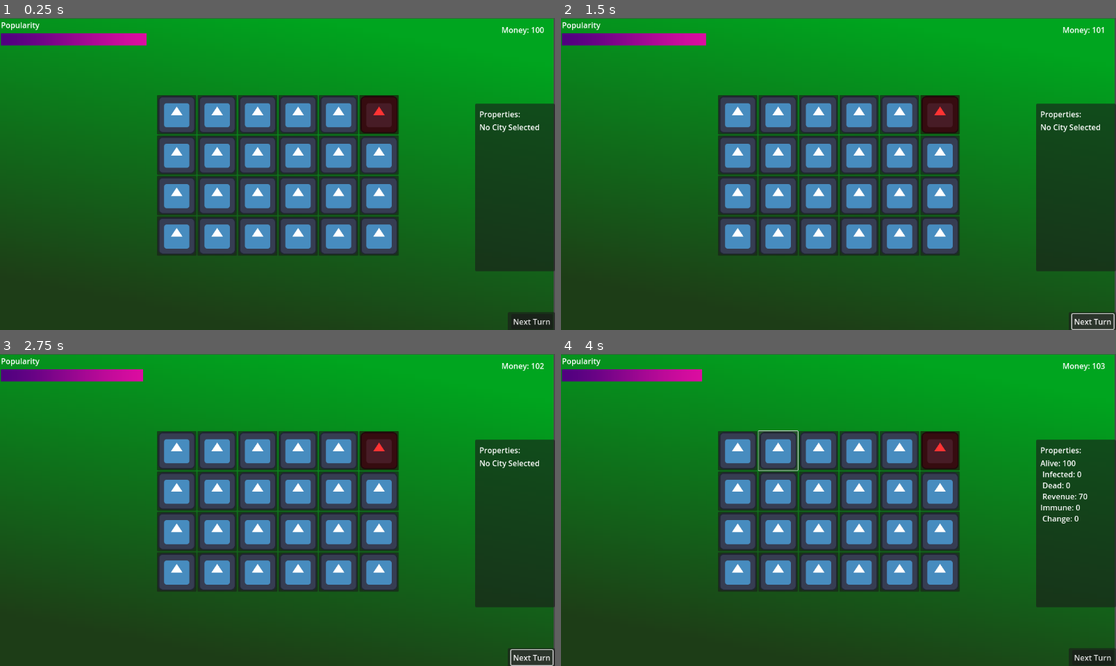
Above: before the commit, frames 1-4 (two rows, left to right).
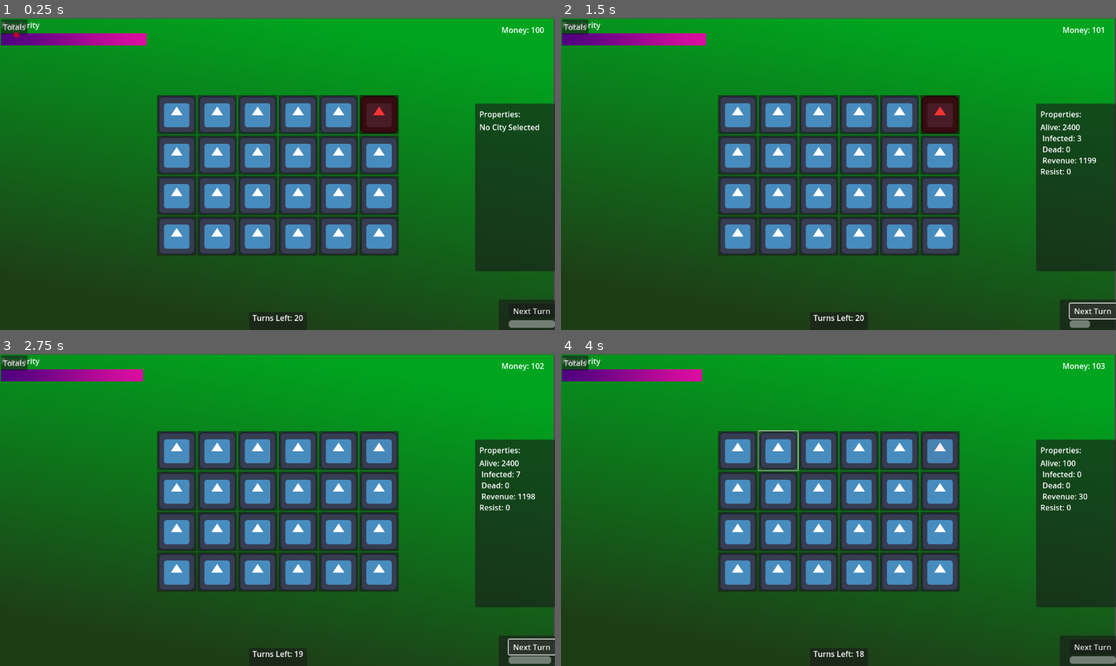
Above: after the commit, the same moments.

Repository: Lawncoder/Healthfinalproject
Game: Godot game, scene res://game_prototype.tscn
Same seed, same stepped clock (60 frames per second), same inputs: the game is played once before the commit and once after it. The engine's default icon, where the game draws it, is replaced by a stand-in: a white triangle on a blue panel in a dark square.
Inputs (mouse positions are in pixels of both pictures, inside the frame that each line leads up to):
- Up to frame 1 (0.25 s): no input
- Up to frame 2 (1.5 s): click (577, 27) at 0.5 s, where only the run after the commit has a clickable "Totals"; click "Next Turn" at 1.25 s
- Up to frame 3 (2.75 s): click "Next Turn" at 2 s
- Up to frame 4 (4 s): click (738, 450) at 2.77 s; click (777, 450) at 3.52 s

The runs differ from the first frame. In frame 1, 1.1% of the frame differs, in the area x 0-100%, y 0-100%; in frame 2, 1.5%; in frame 3, 2.4%; in frame 4, 2.0%.
Error before the commit: Invalid operands 'int' and 'Nil' in operator '-'. (res://GameManager.gd:118)

Commit message:
happy with simulation

Diff:
--- a/GameManager.gd
+++ b/GameManager.gd
@@ -6,6 +6,11 @@
 const ICON = preload("res://icon.svg")
 @onready var grid_container: GridContainer = $GridContainer
 @onready var rich_text_label_2: RichTextLabel = $Panel/VBoxContainer/RichTextLabel2
+@onready var next_turn_cooldown_timer: Timer = $NextTurnCooldownTimer
+@onready var next_turn_progress_bar: ProgressBar = $NextTurnButtonPanle/VBoxContainer/NextTurnProgressBar
+const INFECTION_SPREAD = preload("res://infection_spread.tscn")
+@onready var turns_left_label: RichTextLabel = $Panel2/TurnsLeftLabel
+
 #endregion
 
 
@@ -14,12 +19,14 @@
 var money = 100;
 var cities :Array = [];
 const wealth_per_turn = 2500;
-var distribution = [30, 30, 30, 30, 30, 30, 30, 30, 30, 30, 50, 50, 50, 50, 50, 50, 50, 70, 70, 70, 70, 70, 100, 100, 100, 150, 150, 300, 500];
+var distribution = [30, 30, 30, 30, 30, 30, 30, 30, 30, 30, 50, 50, 50, 50, 50, 50, 50, 70, 70, 70, 70, 70, 100, 100];
 var icons = [];
 var selected : City = null;
-
+var can_click_flag = true;
+var immune_change_log = []
 var infection_log = []
 var infection_change_log = []
+var totals : City = City.new();
 @export var turns_left = 20;
 # Called when the node enters the scene tree for the first time.
 func _ready() -> void:
@@ -57,6 +64,20 @@
 
 
 	call_deferred("set_grid_pos")
+	var animated_line = INFECTION_SPREAD.instantiate()
+	animated_line.pointA = Vector2.ZERO
+	animated_line.pointB = Vector2.ONE*100
+	add_child(animated_line)
+
+	k_offset = grid_container.size.x/grid_container.columns/2;
+	for city : City in cities:
+		totals.dead += (100-city.population)
+		print(totals.dead)
+		totals.population += city.population
+		totals.infected += city.infected
+		totals.immune+=city.immune
+		totals.revenue += calculate_city_revenue(city)
+
 
 
 
@@ -67,6 +88,7 @@
 	popularityProgressBar.value = popularity;
 	popularity -= delta;
 	money += delta;
+	next_turn_progress_bar.value = 100*(1-next_turn_cooldown_timer.time_left)
 	update_inspector()
 
 
@@ -79,7 +101,7 @@
 	if (selected == null):
 		rich_text_label_2.text = "No City Selected";
 	else:
-		rich_text_label_2.text = "Alive: %d \n Infected: %d \n Dead: %d \n Revenue: %d\nImmune: %d\n Change: %d" % [selected.population-selected.dead, selected.infected, selected.dead, selected.revenue,selected.immune, infection_change_log[infection_change_log.size()-1][cities.find(selected)] if turns_left != 20 else selected.infected];
+		rich_text_label_2.text = "Alive: %d \n Infected: %d \n Dead: %d \n Revenue: %d\nResist: %d" % [selected.population, selected.infected,selected.dead, totals.revenue if selected == totals else calculate_city_revenue(selected),selected.immune];
 func clicked_on(i):
 	selected = cities[i];
 
@@ -87,15 +109,41 @@
 
 func _on_next_button_up() -> void:
 	#Simulate turn logic
+
+	if not can_click_flag:
+		return
+	animation_queue.clear()
+	next_turn_cooldown_timer.start()
+	can_click_flag=false;
 	simulate_infection()
 	simulate_events()
 	update_money_and_popularity()
+	animate_things()
 	turns_left-=1
-	if infection_log.size()>0:print(infection_log[infection_log.size()-1][0])
+	totals.dead = 0
+	totals.population = 0
+	totals.infected = 0
+	totals.immune=0
+	totals.revenue = 0
+	for city : City in cities:
+		totals.dead += (100-city.population)
+		totals.population += city.population
+		totals.infected += city.infected
+		totals.immune+=city.immune
+		totals.revenue += calculate_city_revenue(city)
+
+
+
+
+var animation_queue = []
 func simulate_infection():
+
+
 	var counter = 0;
 	var pre_simulation_infected = [];
 	var changes_in_infection = []
+	for i in 24:
+		changes_in_infection.append(0)
 	for city in cities:
 		pre_simulation_infected.append(city.infected)
 		var to_infect = (pathogen.infection_rate + randf_range(-0.1, 0.1)) * city.infected;
@@ -104,32 +152,50 @@
 		var to_infect_other_cities = pathogen.city_spread_rate * to_infect;
 		to_infect_other_cities = floor(to_infect_other_cities)
 		to_infect -= to_infect_other_cities;
-		if city.infected + to_infect > city.population - city.immune:
-			to_infect = max(city.population - city.immune - city.infected,0);
-		city.infected += to_infect;
-
-		changes_in_infection.append(to_infect)
+
+		#city.infected += to_infect;
+		var other_city = calculate_other_city(counter)
+		changes_in_infection[counter] += to_infect
+		changes_in_infection[other_city] += to_infect_other_cities
+		if to_infect_other_cities>0 and cities[other_city].infected==0:
+			animation_queue.append([counter, other_city])
+		#changes_in_infection.append(to_infect)
 		#cities.pick_random().infected += to_infect_other_cities;
+		counter += 1
 	infection_log.append(pre_simulation_infected)
-	infection_change_log.append(changes_in_infection)
+
 	counter = 0;
+	var immune_changes_this_turn = []
 	for city in cities:
-		city.infected = clampi(city.infected, 0, city.population - city.immune)
-		if 20 - turns_left >= pathogen.number_of_turns_held:
-			var passed = infection_change_log[infection_change_log.size()-pathogen.number_of_turns_held-1][counter]
-
-
-			var dead = floor(passed * pathogen.death_rate)
+
+		changes_in_infection[counter] = clamp(changes_in_infection[counter],0, city.population - city.immune - city.infected);
+		city.infected += changes_in_infection[counter]
+		#city.infected = clampi(city.infected, 0, city.population - city.immune)
+		if 20 - turns_left >= pathogen.number_of_turns_held-1:
+
+			var passed = infection_change_log[infection_change_log.size()-pathogen.number_of_turns_held+1][counter]
+
+
+
+			var dead = ceil(passed * pathogen.death_rate)
 			var immune = passed-dead;
 			#immune = floor(immune * 0.9); #magic number, TODO: make it configurable in pathogen data
 			city.population -= dead;
 			city.immune += immune;
+			immune_changes_this_turn.append(immune)
 			city.infected -= passed;
-
-		var color : Color = icons[counter].modulate
-		icons[counter].modulate.b = (1-(city.infected*1.0/city.population))  + (city.infected * 1.0/city.population)*0.2
-		icons[counter].modulate.g = (1-(city.infected*1.0/city.population))  + (city.infected* 1.0/city.population)*0.15
+			city.dead = 100-city.population
+		#city.infected = max(city.infected, 0)
 		counter+=1;
+	infection_change_log.append(changes_in_infection)
+	immune_change_log.append(immune_changes_this_turn)
+
+	if 20-turns_left>=pathogen.number_of_turns_held+1:
+		counter = 0
+		for city in cities:
+			city.immune -= immune_change_log[-pathogen.number_of_turns_held][counter]
+			counter +=1;
+			assert(city.infected + city.immune <= city.population)
 
 
 func simulate_events():
@@ -147,3 +213,65 @@
 	if (column == 0 or column == 5 or row == 0 or row == 3):
 		return grid_placements.EDGE
 	return grid_placements.SURROUNDED
+
+
+func _on_next_turn_cooldown_timer_timeout() -> void:
+	can_click_flag = true
+	var counter = 0
+	turns_left_label.text = "[center]Turns Left: %d" % [turns_left];
+	for city in cities:
+		icons[counter].modulate.b = (1-(city.infected*1.0/city.population))  + (city.infected * 1.0/city.population)*0.1
+		icons[counter].modulate.g = (1-(city.infected*1.0/city.population))  + (city.infected* 1.0/city.population)*0.15
+		icons[counter].modulate *= (1-(100-city.population)/100)
+		icons[counter].modulate.a = 1
+		counter += 1
+
+var k_offset
+func animate_things():
+	k_offset = Vector2.ONE * grid_container.size.x/grid_container.columns/2
+
+
+
+	for pair in animation_queue:
+		var animation = INFECTION_SPREAD.instantiate()
+		animation.pointA = icons[pair[0]].position+k_offset
+		animation.pointB = icons[pair[1]].position+k_offset
+		animation.anim_time = next_turn_cooldown_timer.wait_time
+		grid_container.add_child(animation)
+func calculate_other_city(i:int)->int:
+	var row = i/6
+	var column = i%6
+	match row:
+		0:
+			match column:
+				0:
+					return [6,1].pick_random()
+				5:
+					return [4,11].pick_random()
+				_:
+					return [rc2i(row+1, column),rc2i(row, column-1),rc2i(row, column+1)].pick_random()
+		3:
+			match column:
+				0:
+					return [19,12].pick_random()
+				5:
+					return [22,17].pick_random()
+				_:
+					return [rc2i(row-1, column),rc2i(row, column-1),rc2i(row, column+1)].pick_random()
+		_:
+			match column:
+				0:
+					return [rc2i(row+1,0), rc2i(row-1,0), rc2i(row, 1)].pick_random()
+				5:
+					return [rc2i(row+1,5), rc2i(row-1,5), rc2i(row, 4)].pick_random()
+				_:
+					return [rc2i(row+1, column),rc2i(row-1, column),rc2i(row, column-1),rc2i(row, column+1)].pick_random()
+
+func rc2i(row, column) -> int:
+	return row*6+column;
+
+
+func _on_totals_button_up() -> void:
+	selected = totals
+func calculate_city_revenue(city:City):
+	return city.revenue*(city.population-city.infected)/100 + (city.infected/200)*city.revenue
--- a/Resources/Pathogen.gd
+++ b/Resources/Pathogen.gd
@@ -3,9 +3,9 @@
 class_name Pathogen
 
 @export var number_of_turns_held = 3
-@export var death_rate = 0.5
+@export var death_rate = 0.2
 @export var city_spread_rate = 0.2 #per person infected to infect a person from another city
-@export var infection_rate = 1.5 #how many people is the pathogen spread to per turn
+@export var infection_rate = 1 #how many people is the pathogen spread to per turn
 @export var mutation_chance = 0.01;
 @export var attack_vector = Vectors.AIR
 
--- a/game_prototype.tscn
+++ b/game_prototype.tscn
@@ -38,7 +38,6 @@
 offset_right = 576.0
 offset_bottom = 327.0
 script = ExtResource("1_v2kb0")
-turns_left = null
 
 [node name="Money" type="RichTextLabel" parent="Scene Root"]
 layout_mode = 1
@@ -142,26 +141,75 @@
 anchor_top = 1.0
 anchor_right = 1.0
 anchor_bottom = 1.0
-offset_left = -98.0
+offset_left = -117.0
+offset_top = -66.0
+grow_horizontal = 0
+grow_vertical = 0
+
+[node name="VBoxContainer" type="VBoxContainer" parent="Scene Root/NextTurnButtonPanle"]
+layout_mode = 1
+anchors_preset = 3
+anchor_left = 1.0
+anchor_top = 1.0
+anchor_right = 1.0
+anchor_bottom = 1.0
+offset_left = -96.0
+offset_top = -58.0
+grow_horizontal = 0
+grow_vertical = 0
+
+[node name="Next" type="Button" parent="Scene Root/NextTurnButtonPanle/VBoxContainer"]
+layout_mode = 2
+text = "Next Turn"
+
+[node name="NextTurnProgressBar" type="ProgressBar" parent="Scene Root/NextTurnButtonPanle/VBoxContainer"]
+custom_minimum_size = Vector2(0, 15.52)
+layout_mode = 2
+value = 100.0
+show_percentage = false
+
+[node name="NextTurnCooldownTimer" type="Timer" parent="Scene Root"]
+wait_time = 0.75
+one_shot = true
+
+[node name="Panel2" type="Panel" parent="Scene Root"]
+layout_mode = 1
+anchors_preset = 7
+anchor_left = 0.5
+anchor_top = 1.0
+anchor_right = 0.5
+anchor_bottom = 1.0
+offset_left = -60.0
 offset_top = -40.0
-grow_horizontal = 0
+offset_right = 60.0
+grow_horizontal = 2
 grow_vertical = 0
 
-[node name="Next" type="Button" parent="Scene Root/NextTurnButtonPanle"]
-layout_mode = 1
-anchors_preset = 3
-anchor_left = 1.0
-anchor_top = 1.0
-anchor_right = 1.0
-anchor_bottom = 1.0
-offset_left = -91.0
-offset_top = -36.0
-offset_right = -5.0
-offset_bottom = -5.0
-grow_horizontal = 0
-grow_vertical = 0
-text = "Next Turn"
+[node name="TurnsLeftLabel" type="RichTextLabel" parent="Scene Root/Panel2"]
+custom_minimum_size = Vector2(114.19, 0)
+layout_mode = 1
+anchors_preset = 8
+anchor_left = 0.5
+anchor_top = 0.5
+anchor_right = 0.5
+anchor_bottom = 0.5
+offset_left = -20.0
+offset_top = -20.0
+offset_right = 20.0
+offset_bottom = 20.0
+grow_horizontal = 2
+grow_vertical = 2
+bbcode_enabled = true
+text = "[center]Turns Left: 20"
+
+[node name="Totals" type="Button" parent="Scene Root"]
+layout_mode = 0
+offset_right = 8.0
+offset_bottom = 8.0
+text = "Totals"
 
 [node name="Camera2D" type="Camera2D" parent="."]
 
-[connection signal="button_up" from="Scene Root/NextTurnButtonPanle/Next" to="Scene Root" method="_on_next_button_up"]
+[connection signal="button_up" from="Scene Root/NextTurnButtonPanle/VBoxContainer/Next" to="Scene Root" method="_on_next_button_up"]
+[connection signal="timeout" from="Scene Root/NextTurnCooldownTimer" to="Scene Root" method="_on_next_turn_cooldown_timer_timeout"]
+[connection signal="button_up" from="Scene Root/Totals" to="Scene Root" method="_on_totals_button_up"]
--- /dev/null
+++ b/infection_spread.gd
@@ -0,0 +1,26 @@
+extends Line2D
+
+var anim_time = 0.75;
+var pointA:Vector2
+var pointB:Vector2
+
+var distance;
+var step_distance
+# Called when the node enters the scene tree for the first time.
+func _ready() -> void:
+	distance = pointA.distance_to(pointB)
+	step_distance = distance/anim_time
+	add_point(pointA)
+	add_point(pointA)
+
+
+
+# Called every frame. 'delta' is the elapsed time since the previous frame.
+func _process(delta: float) -> void:
+	remove_point(0)
+	var new_point = pointB - points[0]
+	new_point = new_point.normalized()
+	add_point(new_point * step_distance*delta + points[0])
+	anim_time -= delta
+	if anim_time<=0:
+		queue_free()
--- /dev/null
+++ b/infection_spread.tscn
@@ -0,0 +1,10 @@
+[gd_scene load_steps=2 format=3 uid="uid://clxrbb8h4fhif"]
+
+[ext_resource type="Script" path="res://infection_spread.gd" id="1_xshrj"]
+
+[node name="InfectionSpread" type="Line2D"]
+default_color = Color(0.694118, 0.0313726, 0.180392, 1)
+joint_mode = 2
+begin_cap_mode = 2
+end_cap_mode = 2
+script = ExtResource("1_xshrj")
